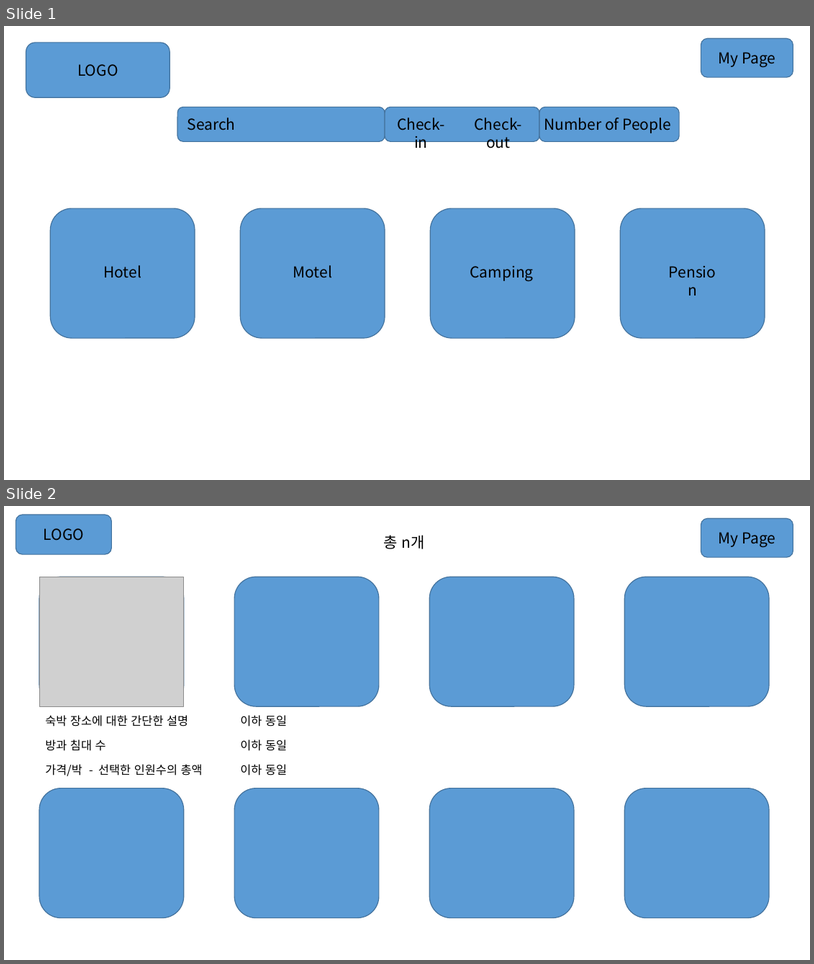
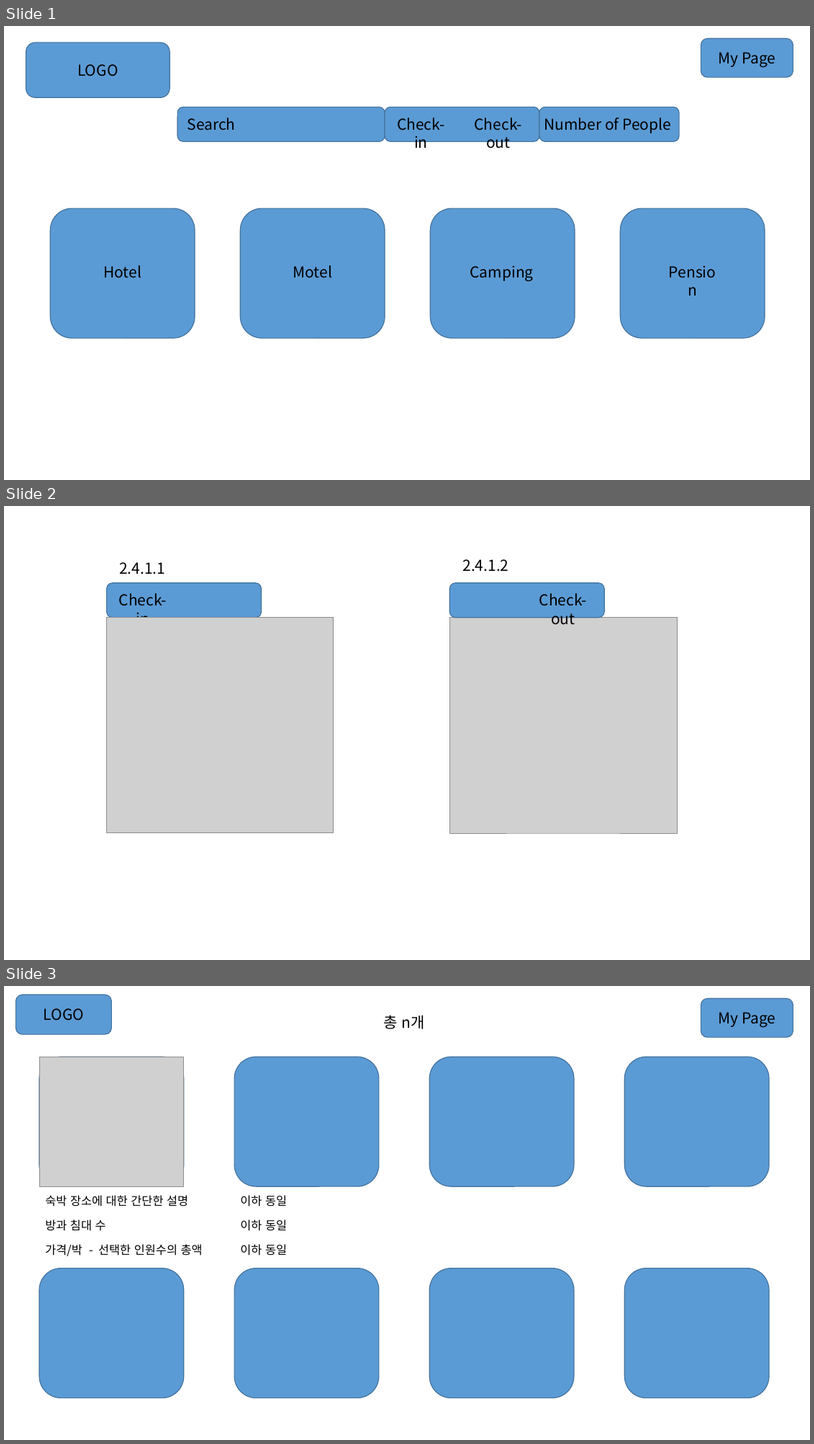
Before and after one commit to chowlrma/Project_reservation, a slide deck: 프레젠테이션1.pptx. Shown one above the other, each under a label of ours: slides 1 and 2 before the commit, slides 1, 2 and 3 after it. The pictures are 814x964 and 814x1444 pixels, drawn with LibreOffice and Linux fonts; fonts in the diff are those of the drawing; grey boxes stand for pictures. Boxes give left, top, right and bottom in pixels: in the first picture for what was removed or moved away, otherwise in the second. Text is boxed around its words. In the diff, an @@ line names an element or a change of style, - is before the commit and + after.

Commit message:
Update 프레젠테이션1.pptx
체크인 체크아웃 달력 설계도 추가

```diff
--- a/프레젠테이션1.pptx
+++ b/프레젠테이션1.pptx
@@ slide 2 added at bbox=[4, 506, 810, 960], background #FFFFFF @@
@@ text added at bbox=[119, 562, 165, 574], 18 pt, text #000000 @@
+2.4.1.1
@@ text added at bbox=[463, 559, 509, 571], 18 pt, text #000000 @@
+2.4.1.2
@@ rounded rectangle added at bbox=[107, 583, 262, 618], fill #5B9BD5, outline #43739E 1 pt @@
@@ rounded rectangle added at bbox=[450, 583, 604, 618], fill #5B9BD5, outline #43739E 1 pt @@
@@ text added at bbox=[119, 593, 167, 618], 18 pt, text #000000 @@
+Check-in
@@ text added at bbox=[540, 593, 587, 628], 18 pt, text #000000 @@
+Check-out
@@ picture added at bbox=[107, 618, 334, 832] @@
@@ picture added at bbox=[450, 618, 677, 833] @@
@@ what was slide 2 is now slide 3 @@
```
